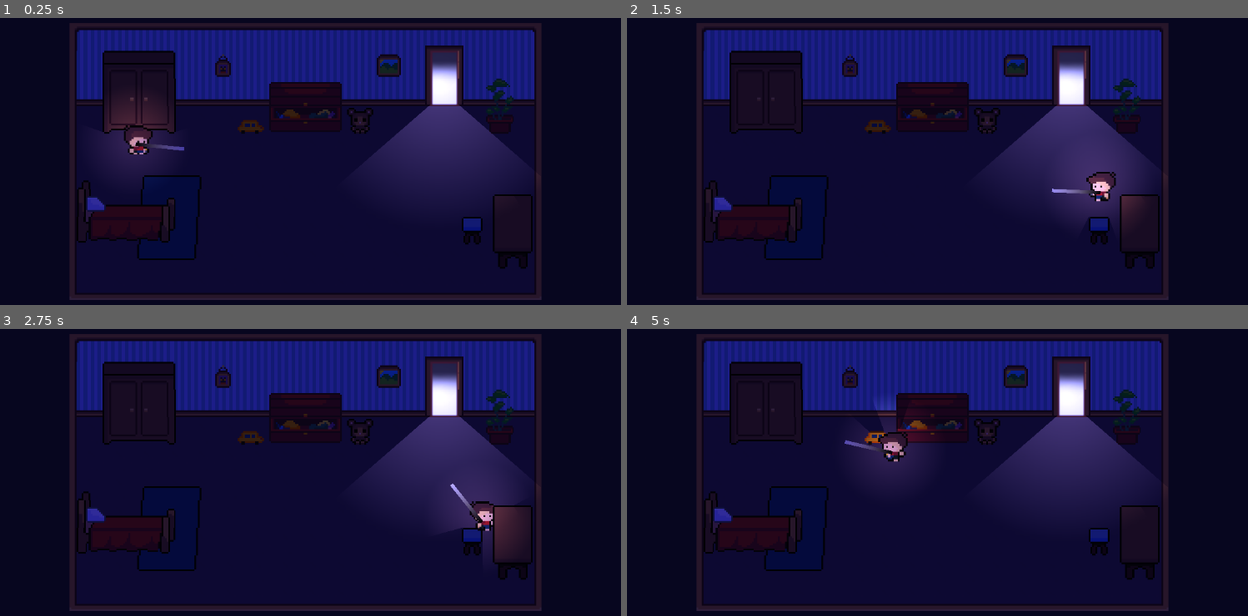
Above: before the commit, frames 1-4 (two rows, left to right).
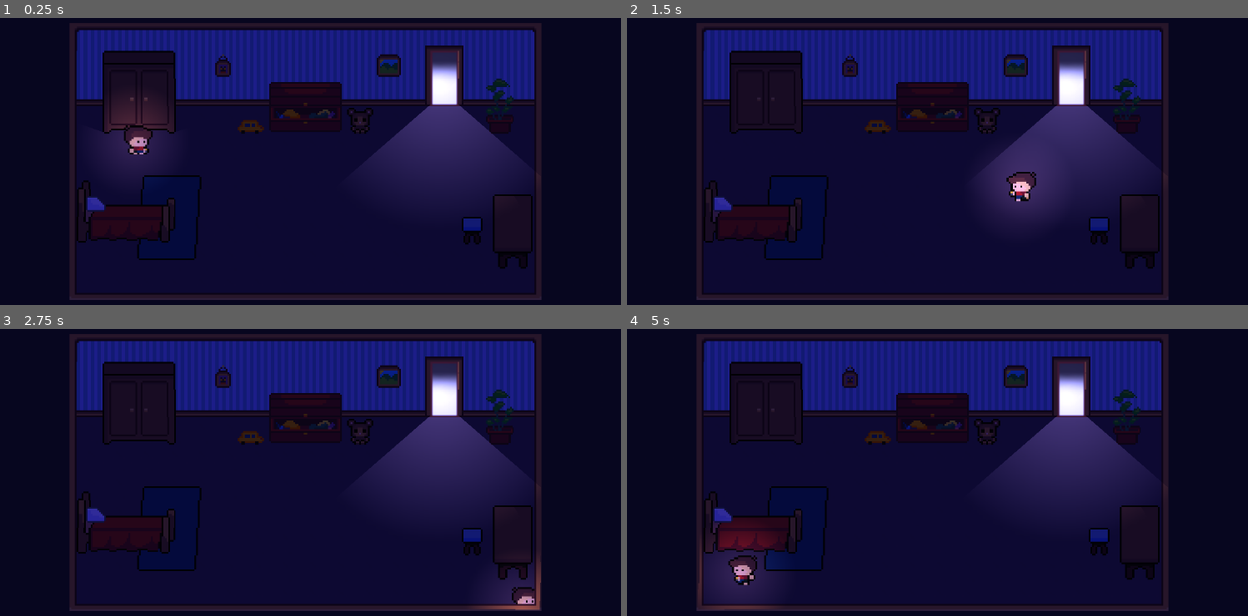
Above: after the commit, the same moments.

Repository: GabO-y/Game-Project_Comp.-Grafica
Game: Godot game, scene res://Cenas/House/House.tscn
The game is run twice, just before and just after one commit, with the same random seed, the same clock (stepped at 60 frames per second) and the same inputs. The engine's default icon, where the game draws it, is replaced by a stand-in: a white triangle on a blue panel in a dark square.
Inputs (mouse positions are in pixels of both pictures, inside the frame that each line leads up to):
- Up to frame 1 (0.25 s): no input
- Up to frame 2 (1.5 s): tap Enter at 0.5 s; move the mouse to (1080, 141) at 0.52 s; hold Right (ui_right) 0.53-1.28 s; tap Space (dash) at 0.6 s; right-click (1080, 141) at 0.8 s; move the mouse to (800, 181) at 1.27 s; hold Down (ui_down) from 1.28 s (still down); right-click (800, 181) at 1.35 s
- Up to frame 3 (2.75 s): tap Backspace (ui_toggle_armor) at 1.55, 2.1 s; move the mouse to (378, 389) at 2.02 s; release Down (ui_down) at 2.03 s; hold Right (ui_right) from 2.03 s (still down); tap Space (dash) at 2.3 s
- Up to frame 4 (5 s): move the mouse to (900, 547) at 2.77 s; release Right (ui_right) at 2.78 s; hold Up (ui_up) 2.78-3.53 s; tap Space (dash) at 2.85, 3.5, 4.55 s; right-click (900, 547) at 3.05 s; move the mouse to (1136, 529) at 3.52 s; hold Left (ui_left) from 3.53 s (still down); right-click (1136, 529) at 3.6 s; tap Backspace (ui_toggle_armor) at 3.8, 4.35 s; move the mouse to (738, 415) at 4.27 s

The runs differ from the first frame. In frame 1, less than 0.1% of the frame differs, in the area x 21-30%, y 43-47%; in frame 2, 2.0%; in frame 3, 1.9%; in frame 4, 2.8%, in the area x 11-50%, y 26-98%.
Error before the commit: Cannot call method 'duplicate' on a null value. (res://Cenas/LightArmor/FairyLight/fairy_light.gd:42)

Commit message:
arma: fairy light, adicionada (protótipo)

Diff:
--- a/Cenas/Enemie/Bosses/MegaGhost/Parts/part.gd
+++ b/Cenas/Enemie/Bosses/MegaGhost/Parts/part.gd
@@ -29,7 +29,6 @@
 	random_dir_timer.timeout.connect(_random_dir)
 
 func _process(delta: float) -> void:
-
 
 	if is_stop: return
 
--- a/Cenas/Enemie/Enemy.tscn
+++ b/Cenas/Enemie/Enemy.tscn
@@ -3,6 +3,5 @@
 [ext_resource type="Script" uid="uid://bgxttih2iy14j" path="res://Cenas/Enemie/enemy.gd" id="1_c8q0v"]
 
 [node name="Enemy" type="Node2D"]
-z_index = 5
 script = ExtResource("1_c8q0v")
 speed = 10
--- a/Cenas/Enemie/Fantasm/fantasm.gd
+++ b/Cenas/Enemie/Fantasm/fantasm.gd
@@ -11,6 +11,7 @@
 var timer_attack = 0
 var speed_when_attack = 2
 var last_dir_player: Vector2
+var check_on_collision = false
 
 func _ready() -> void:
 
@@ -30,14 +31,28 @@
 
 func _process(delta: float) -> void:
 
+	var dist = body.global_position.distance_to(player.player_body.global_position)
+
+	if dist < 30:
+		await Globals.time(0.5)
+		is_attacking = true
+		body.collision_layer = Globals.collision_map["no_player_but_damage"]
+
+	if check_on_collision:
+		if dist >= 30:
+			refrash()
+			check_on_collision = false
+
 	animation_logic()
 
 	if is_attacking:
 		dash_slash(delta)
+
 	if is_running_attack:
 		running_player()
 	else:
 		chase_player()
+
 	super._process(delta)
 
 func animation_logic():
@@ -78,6 +93,7 @@
 		await Globals.time(0.5)
 		is_attacking = false
 		timer_attack = 0
+		check_on_collision = true
 		return
 
 	var dir
@@ -102,11 +118,6 @@
 
 	var distance = ene_pos.distance_to(pla_pos)
 
-	if distance < 30:
-		await Globals.time(0.5)
-		is_attacking = true
-		return
-
 	if !is_active or player == null:
 		dir = Vector2.ZERO
 	else:
@@ -120,8 +131,7 @@
 func enable():
 	show()
 	is_active = true
-	body.collision_layer = 2
-	body.collision_mask = 0
+	refrash()
 
 func death_animation():
 
@@ -139,3 +149,7 @@
 	var player = body.get_parent() as Player
 	if player == null: return
 	player.take_damage(damage)
+
+func refrash():
+	body.collision_layer = Globals.collision_map["enemy"]
+	body.collision_mask = Globals.collision_map["enemy"]
--- a/Cenas/Enemie/enemy.gd
+++ b/Cenas/Enemie/enemy.gd
@@ -9,6 +9,7 @@
 @export var anim: AnimatedSprite2D
 
 @export var bar: ProgressBar #Barra de progresso
+
 var player: Player #Proprio jogador
 
 var position_target #Para onde ele deve andar
@@ -20,6 +21,7 @@
 var last_position: Vector2
 #exclusivo dos fantasmas
 var is_running_attack = false
+var is_wrapped = false
 
 var drop_table = [
 	{"item": "Energy", "chance": 0.5},
@@ -110,7 +112,8 @@
 	var key = Globals.drop_key()
 
 	if key != null:
-		Globals.current_room.add_child(key)
+		#Globals.current_room.add_child(key)
+		Globals.current_room.call_deferred("add_child", key)
 		key.global_position = body.global_position
 
 
--- /dev/null
+++ b/Cenas/LightArmor/Bullet/Bullet.tscn
@@ -0,0 +1,62 @@
+[gd_scene load_steps=8 format=3 uid="uid://d2it13rrnwyo3"]
+
+[ext_resource type="Script" uid="uid://epb2qtnks13j" path="res://Cenas/LightArmor/Bullet/bullet.gd" id="1_fcnqo"]
+[ext_resource type="Texture2D" uid="uid://cybjamgolcp2e" path="res://icon.svg" id="2_bdpod"]
+
+[sub_resource type="SpriteFrames" id="SpriteFrames_22dnr"]
+animations = [{
+"frames": [{
+"duration": 1.0,
+"texture": ExtResource("2_bdpod")
+}],
+"loop": true,
+"name": &"default",
+"speed": 5.0
+}]
+
+[sub_resource type="RectangleShape2D" id="RectangleShape2D_fcnqo"]
+size = Vector2(4.5, 18)
+
+[sub_resource type="CircleShape2D" id="CircleShape2D_fcnqo"]
+radius = 20.0
+
+[sub_resource type="Gradient" id="Gradient_fcnqo"]
+offsets = PackedFloat32Array(0.133971, 0.23445, 1)
+colors = PackedColorArray(1, 0.92, 0.7, 0.776471, 1, 0.92, 0.7, 0.529412, 0, 0, 0, 0)
+
+[sub_resource type="GradientTexture2D" id="GradientTexture2D_bdpod"]
+gradient = SubResource("Gradient_fcnqo")
+fill = 1
+fill_from = Vector2(0.495726, 0.498576)
+fill_to = Vector2(0.108262, 0.80057)
+
+[node name="FairyBullet" type="Area2D" node_paths=PackedStringArray("light", "timer_to_exit")]
+script = ExtResource("1_fcnqo")
+light = NodePath("Light")
+timer_to_exit = NodePath("TimerToExit")
+
+[node name="AnimatedSprite2D" type="AnimatedSprite2D" parent="."]
+position = Vector2(4.76837e-07, 4.76837e-07)
+scale = Vector2(0.0339737, 0.13826)
+sprite_frames = SubResource("SpriteFrames_22dnr")
+
+[node name="CollisionShape2D" type="CollisionShape2D" parent="."]
+shape = SubResource("RectangleShape2D_fcnqo")
+
+[node name="Light" type="Area2D" parent="."]
+collision_layer = 2
+collision_mask = 2
+
+[node name="CollisionShape2D" type="CollisionShape2D" parent="Light"]
+shape = SubResource("CircleShape2D_fcnqo")
+
+[node name="Sprite2D" type="Sprite2D" parent="Light"]
+texture = SubResource("GradientTexture2D_bdpod")
+
+[node name="TimerToExit" type="Timer" parent="."]
+wait_time = 5.0
+
+[connection signal="body_entered" from="." to="." method="_on_body_entered"]
+[connection signal="body_entered" from="Light" to="." method="_insert_ene_on_list"]
+[connection signal="body_exited" from="Light" to="." method="_delete_ene_on_list"]
+[connection signal="timeout" from="TimerToExit" to="." method="_free"]
--- /dev/null
+++ b/Cenas/LightArmor/Bullet/bullet.gd
@@ -0,0 +1,85 @@
+extends Area2D
+
+class_name Bullet
+
+@export var light: Area2D
+@export var timer_to_exit: Timer
+
+var is_shot = false
+var shot_dir: Vector2
+var is_stuck = false
+var ene_stuck: Enemy
+var all_ene_on_light = []
+var time_to_take_damage = 2.5
+var damage = 2
+var time_remain = 5
+
+func _ready() -> void:
+
+	collision_layer = Globals.collision_map["no_player_but_damage"] | Globals.collision_map["enemy"]
+	collision_mask = Globals.collision_map["no_player_but_damage"] | Globals.collision_map["enemy"]
+	light.collision_layer = Globals.collision_map["no_player_but_damage"] | Globals.collision_map["enemy"]
+	light.collision_mask = Globals.collision_map["no_player_but_damage"] | Globals.collision_map["enemy"]
+
+	light.set_process(false)
+
+func _process(delta: float) -> void:
+
+	for ene in all_ene_on_light:
+		if ene["time"] >= time_to_take_damage:
+			ene["ene"].take_damage(damage)
+			ene["time"] = 0
+			continue
+
+		ene["time"] += delta
+
+	if is_shot:
+		position += shot_dir * 2
+		rotate(0.5)
+
+	if is_stuck:
+		if is_instance_valid(ene_stuck):
+			global_position = ene_stuck.body.global_position
+		else:
+			queue_free()
+
+func _on_body_entered(body: Node2D) -> void:
+
+	var ene = body.get_parent() as Enemy
+	if ene == null: return
+
+	if ene_stuck != null: return
+
+	ene.enemy_die.connect(_free)
+
+	if ene.is_wrapped:
+		timer_to_exit.stop()
+
+	timer_to_exit.start()
+
+	ene.is_wrapped = true
+
+	is_shot = false
+	is_stuck = true
+
+	ene_stuck = ene
+
+	light.visible = true
+
+func _insert_ene_on_list(body: Node2D) -> void:
+	var ene = body.get_parent() as Enemy
+	if ene == null: return
+	all_ene_on_light.append({"ene": ene, "time": 0.0})
+	print(all_ene_on_light)
+
+func _delete_ene_on_list(body: Node2D) -> void:
+	var ene = body.get_parent() as Enemy
+	if ene == null: return
+	for enemy in all_ene_on_light:
+		if enemy["ene"] == ene:
+			all_ene_on_light.erase(enemy)
+	print("saiu: ", all_ene_on_light)
+
+func _free():
+	ene_stuck.is_wrapped = false
+	queue_free()
--- a/Cenas/LightArmor/FairyLight/FairyLight.tscn
+++ b/Cenas/LightArmor/FairyLight/FairyLight.tscn
@@ -12,6 +12,7 @@
 aim_sprite = NodePath("aim")
 
 [node name="aim" type="Sprite2D" parent="."]
-position = Vector2(14, 0)
-scale = Vector2(0.109375, 2)
+position = Vector2(2.38419e-07, 0)
+scale = Vector2(0.101563, 1)
 texture = SubResource("GradientTexture1D_l8kg5")
+centered = false
--- a/Cenas/LightArmor/FairyLight/fairy_light.gd
+++ b/Cenas/LightArmor/FairyLight/fairy_light.gd
@@ -1,35 +1,40 @@
 extends LightArmor
+
+class_name FairyLight
 
 @export var aim_sprite: Sprite2D
 @export var bullet: Node2D
 
 var can_shot = true
 var bullets_moving: Array[Dictionary]
+var last_dir: Vector2
+var time_to_shoting = 2
+var can_shot_timer = 0
+var bullets = 5
 
 func _process(delta: float) -> void:
 
 	if Input.is_action_just_pressed("ui_toggle_armor"):
 		toggle_activate()
 
+func _physics_process(delta: float) -> void:
 
-	var mouse_pos = get_global_mouse_position()
-	var dir = (mouse_pos - global_position).normalized()
+	var x_axis = Input.get_joy_axis(0, JOY_AXIS_RIGHT_X)
+	var y_axis = Input.get_joy_axis(0, JOY_AXIS_RIGHT_Y)
 
-	rotation = dir.angle()
+	var dir = Vector2(x_axis, y_axis)
 
-	if (
-		Input.is_action_just_pressed("ui_shot")
-		and
-		is_active and can_shot
-	):
-		shot(dir.angle())
+	if dir.length() < 0.2:
+		dir = last_dir
+	elif mouse_move:
+		var mouse_pos = get_global_mouse_position()
+		dir = (mouse_pos - global_position).normalized()
+	else:
+		last_dir = dir
 
-	for entry in bullets_moving:
-		var bull = entry["bull"] as Area2D
-		var dir_bull = entry["dir"] as Vector2
-		bull.position += dir_bull * 2
-		print(bull.global_position)
+	aim_sprite.rotation = dir.angle()
 
+	shot_logic(delta, dir)
 
 func toggle_activate():
 
@@ -39,5 +44,32 @@
 	print(is_active)
 
 func shot(angle):
-	var bullet_copy = bullet.duplicate()
-	bullets_moving.append({"bull": bullet_copy, "dir" : Vector2.from_angle(angle)})
+
+	var bullet = load("res://Cenas/LightArmor/Bullet/Bullet.tscn").instantiate() as Bullet
+	Globals.current_room.add_child(bullet)
+
+	bullet.global_position = global_position
+
+	bullet.shot_dir = Vector2.from_angle(angle)
+	bullet.is_shot = true
+
+	can_shot = false
+	bullets -= 1
+
+func shot_logic(delta, dir):
+
+	if bullets <= 0:
+		return
+
+	if (
+		Input.is_action_just_pressed("ui_shot")
+		and
+		is_active and can_shot
+	):
+		shot(dir.angle())
+
+	if not can_shot:
+		can_shot_timer += delta
+		if can_shot_timer >= time_to_shoting:
+			can_shot = true
+			can_shot_timer = 0
--- a/Cenas/LightArmor/Lantern/lantern.gd
+++ b/Cenas/LightArmor/Lantern/lantern.gd
@@ -5,16 +5,14 @@
 @export var rotation_speed := 5.0
 
 var ene_on_light = {}
-var mouse_move = false
 
 func _ready() -> void:
 
 	damage = 2
 	energie = 10000
-	super._ready()
+
 	area.body_entered.connect(_ene_join_light)
 	area.body_exited.connect(_ene_exit_light)
-
 
 func _process(delta):
 
@@ -32,12 +30,6 @@
 
 	damage_logig(delta)
 	super._process(delta)
-
-func _input(event: InputEvent) -> void:
-	if event is InputEventMouse:
-		mouse_move = true
-	else:
-		mouse_move = false
 
 func damage_logig(delta: float):
 
@@ -64,7 +56,7 @@
 	if is_active:
 		area.show()
 		area.collision_layer = 1
-		area.collision_mask = (1 << 0) | (1 << 1)
+		area.collision_mask = (1 << 0) | (1 << 1) | (1 << 2)
 	else:
 		area.hide()
 		area.collision_layer = 0
--- a/Cenas/LightArmor/light_armor.gd
+++ b/Cenas/LightArmor/light_armor.gd
@@ -8,10 +8,7 @@
 @export var area: Area2D
 
 var enemies_on_light: Dictionary[Enemy, float] = {}
-
-func _ready() -> void:
-		#toggle_activate()
-	pass
+var mouse_move = false
 
 func _process(delta: float) -> void:
 
@@ -34,3 +31,9 @@
 
 func toggle_activate():
 	pass
+
+func _input(event: InputEvent) -> void:
+	if event is InputEventMouse:
+		mouse_move = true
+	else:
+		mouse_move = false
--- a/Cenas/Player/Player.tscn
+++ b/Cenas/Player/Player.tscn
@@ -258,7 +258,7 @@
 
 [node name="Player" type="Node2D" node_paths=PackedStringArray("armor", "player_body", "anim", "hit_area") groups=["player"]]
 script = ExtResource("1_yjlpd")
-armor = NodePath("CharacterBody2D/FairyLight")
+armor = NodePath("FairyLight")
 armor_energie = 100000
 can_die = false
 player_body = NodePath("CharacterBody2D")
@@ -295,7 +295,6 @@
 shadow_enabled = true
 texture = SubResource("GradientTexture2D_5akqg")
 
-[node name="FairyLight" parent="CharacterBody2D" instance=ExtResource("4_5akqg")]
-position = Vector2(-4, 2)
+[node name="FairyLight" parent="." instance=ExtResource("4_5akqg")]
 
 [connection signal="area_entered" from="CharacterBody2D/HitArea" to="." method="_ene_boss_touch_player"]
--- a/Cenas/Player/player.gd
+++ b/Cenas/Player/player.gd
@@ -11,7 +11,7 @@
 
 var speed: float = 140
 var dash_speed: float = 600
-var dash_time: float = 0.2
+var dash_time: float = 0.1
 var dash_cooldown: float = 0.5
 
 var last_direction: Vector2 = Vector2.RIGHT
@@ -39,6 +39,7 @@
 	hit_area.area_entered.connect(_on_key_entered)
 	hit_area.body_exited.connect(_exit_enemie)
 	get_new_key.connect(_unlocked_doors)
+	armor.toggle_activate()
 
 func _process(delta: float) -> void:
 
@@ -75,6 +76,7 @@
 			is_on_knockback = false
 			knockback_time = 0
 			return
+
 		player_body.velocity = knockback_dir * knockback_force
 		player_body.move_and_slide()
 		knockback_time += delta
--- a/Cenas/Rooms/HallWay1/Hallway1.tscn
+++ b/Cenas/Rooms/HallWay1/Hallway1.tscn
@@ -90,6 +90,7 @@
 
 [node name="EnemieSpawaner" parent="Spawners" instance=ExtResource("10_mppsl")]
 position = Vector2(-15, 118)
+limit_spawn = 2
 
 [node name="Camera2D" type="Camera2D" parent="."]
 position = Vector2(153, 109)
--- a/globals.gd
+++ b/globals.gd
@@ -18,6 +18,11 @@
 		Vector2(-1,   1)  : {"left"  : Vector2( 1,  1), "down" : Vector2(-1, -1)},
 		Vector2(-1,  -1)  : {"left"  : Vector2( 1, -1), "up"   : Vector2(-1,  1)}
 	}
+
+var collision_map = {
+	"no_player_but_damage" : 1 << 3,
+	"enemy" : 1 << 2
+}
 
 var ene_in_crash_attack: Array[Enemy]
 var special_ghost_collision = 2
--- a/project.godot
+++ b/project.godot
@@ -83,12 +83,13 @@
 }
 dash={
 "deadzone": 0.2,
-"events": [Object(InputEventJoypadButton,"resource_local_to_scene":false,"resource_name":"","device":-1,"button_index":0,"pressure":0.0,"pressed":true,"script":null)
-, Object(InputEventKey,"resource_local_to_scene":false,"resource_name":"","device":-1,"window_id":0,"alt_pressed":false,"shift_pressed":false,"ctrl_pressed":false,"meta_pressed":false,"pressed":false,"keycode":0,"physical_keycode":32,"key_label":0,"unicode":32,"location":0,"echo":false,"script":null)
+"events": [Object(InputEventKey,"resource_local_to_scene":false,"resource_name":"","device":-1,"window_id":0,"alt_pressed":false,"shift_pressed":false,"ctrl_pressed":false,"meta_pressed":false,"pressed":false,"keycode":0,"physical_keycode":32,"key_label":0,"unicode":32,"location":0,"echo":false,"script":null)
+, Object(InputEventJoypadMotion,"resource_local_to_scene":false,"resource_name":"","device":-1,"axis":4,"axis_value":1.0,"script":null)
 ]
 }
 ui_shot={
 "deadzone": 0.2,
 "events": [Object(InputEventMouseButton,"resource_local_to_scene":false,"resource_name":"","device":-1,"window_id":0,"a …(253 unchanged characters)…
+, Object(InputEventJoypadButton,"resource_local_to_scene":false,"resource_name":"","device":-1,"button_index":7,"pressure":0.0,"pressed":true,"script":null)
 ]
 }
Not shown, added: Cenas/LightArmor/Bullet/bullet.gd.uid
